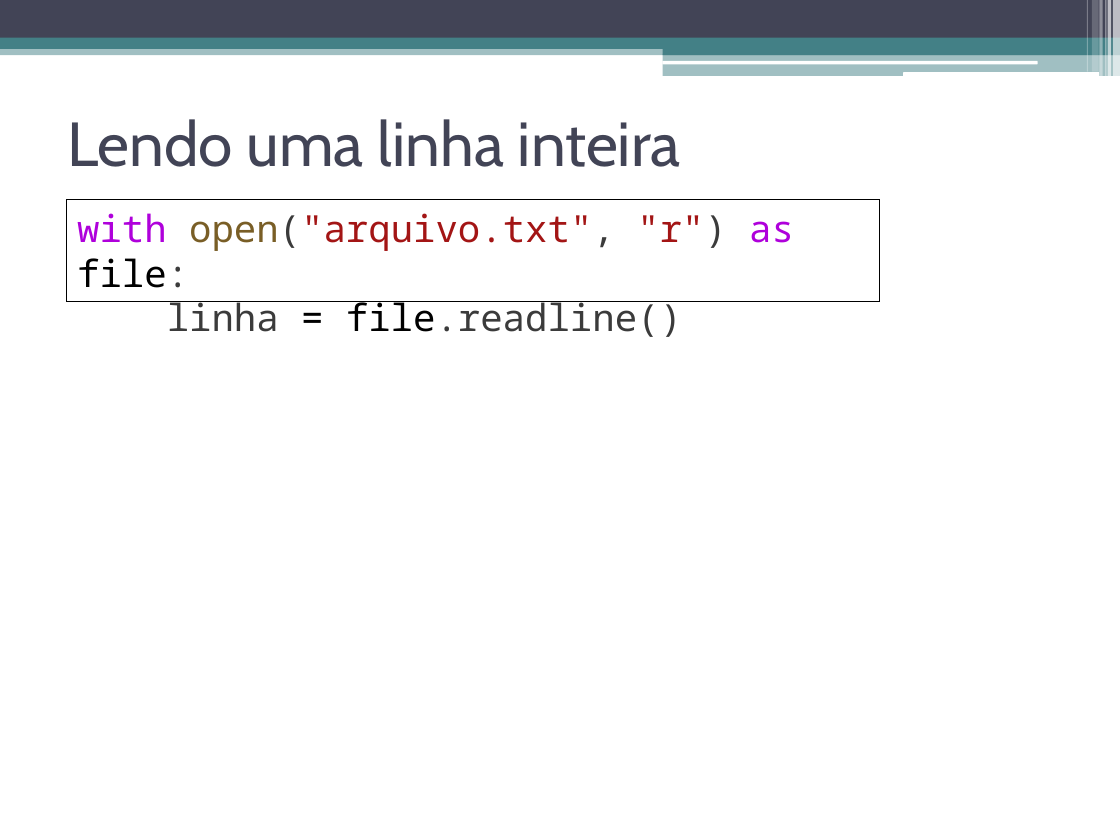
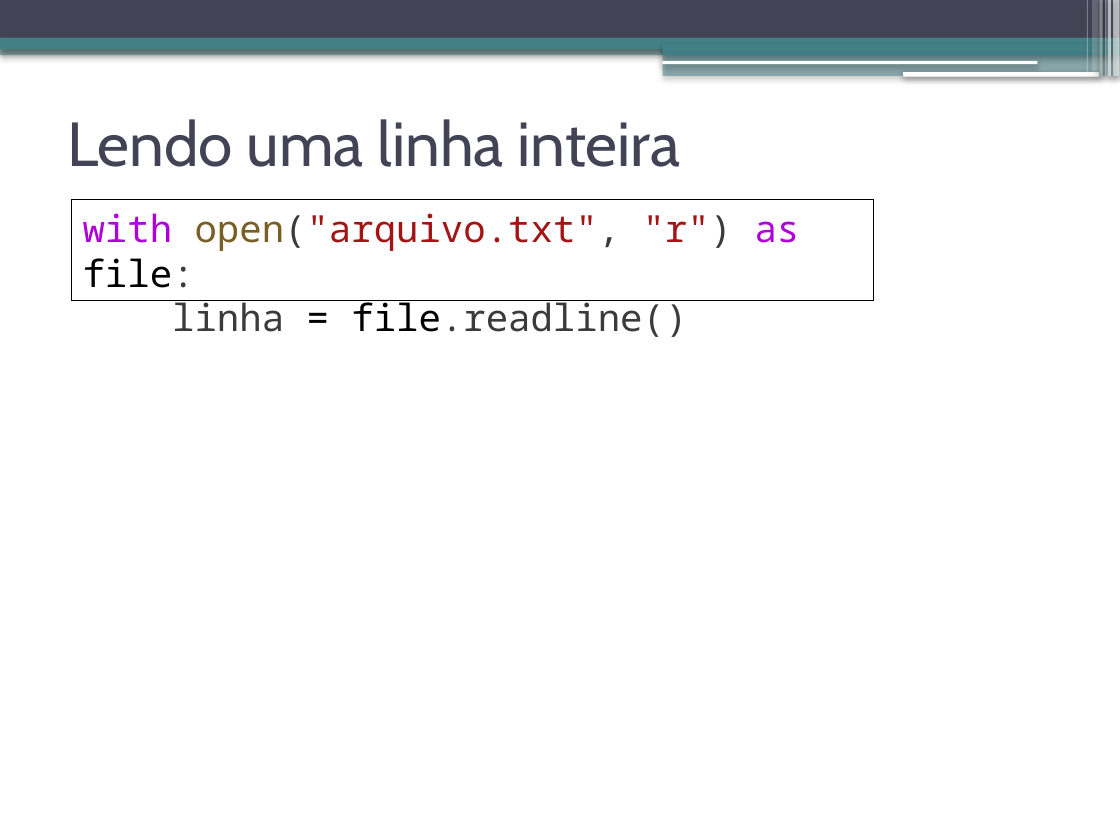
Before and after one commit to jeffersoncarvalho/ufc_2025_2, a slide deck: slide 6 of DES_PER/slides/ds_persist-01-arquivos.pptx (slide 5 before the commit). Drawn at 1120x840 pixels with LibreOffice and Linux fonts; fonts in the diff are those of the drawing. Boxes give left, top, right and bottom in pixels: in the first picture for what was removed or moved away, otherwise in the second. Text is boxed around its words. In the diff, an @@ line names an element or a change of style, - is before the commit and + after.

```diff
--- a/DES_PER/slides/ds_persist-01-arquivos.pptx
+++ b/DES_PER/slides/ds_persist-01-arquivos.pptx
@@ shadow on in 13 elements at [0, 45, 1120, 55], [0, 0, 1120, 38], [0, 38, 1120, 49], [663, 44, 1120, 55], [663, 54, 1120, 76], [662, 60, 1037, 64], [903, 72, 1099, 76], [1113, 0, 1120, 76], [1108, 0, 1111, 76], [1105, 0, 1107, 76], [1100, 0, 1103, 76], [1092, 0, 1099, 72], [1086, 0, 1088, 72] @@
@@ rectangle "with open("arquivo.txt", "r") as file:": place and size @@
-rectangle "with open("arquivo.txt", "r") as file:" at [66, 199, 879, 301]
+rectangle "with open("arquivo.txt", "r") as file:" at [72, 199, 875, 300]
@@ rectangle "with open("arquivo.txt", "r") as file:" at [72, 199, 875, 300]: outline #000000 0.75 pt to #000000 0 pt @@
```
Also in this commit, not shown: 27 other slides changed, 1 slide added, 2 other files.
